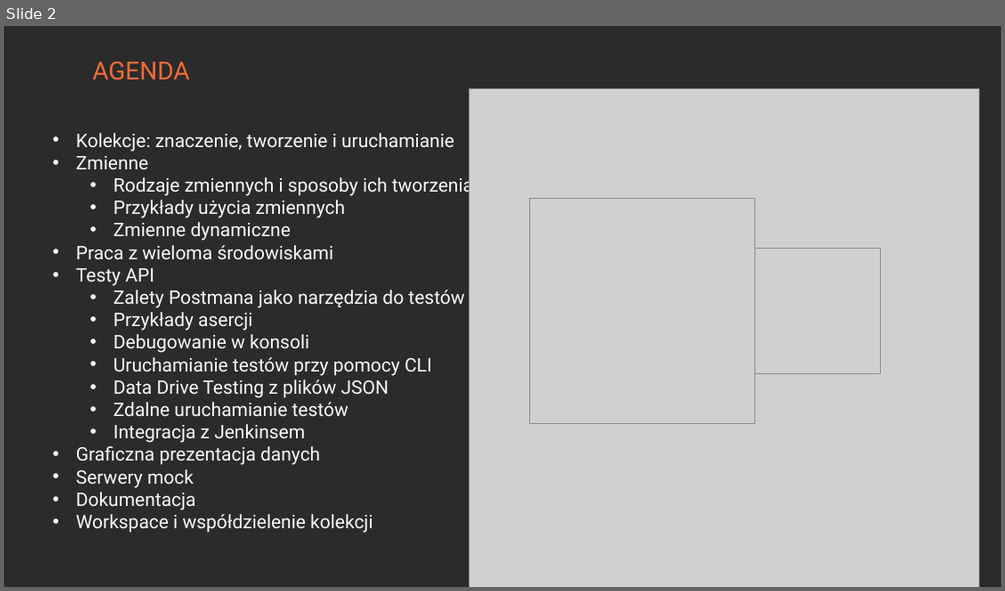
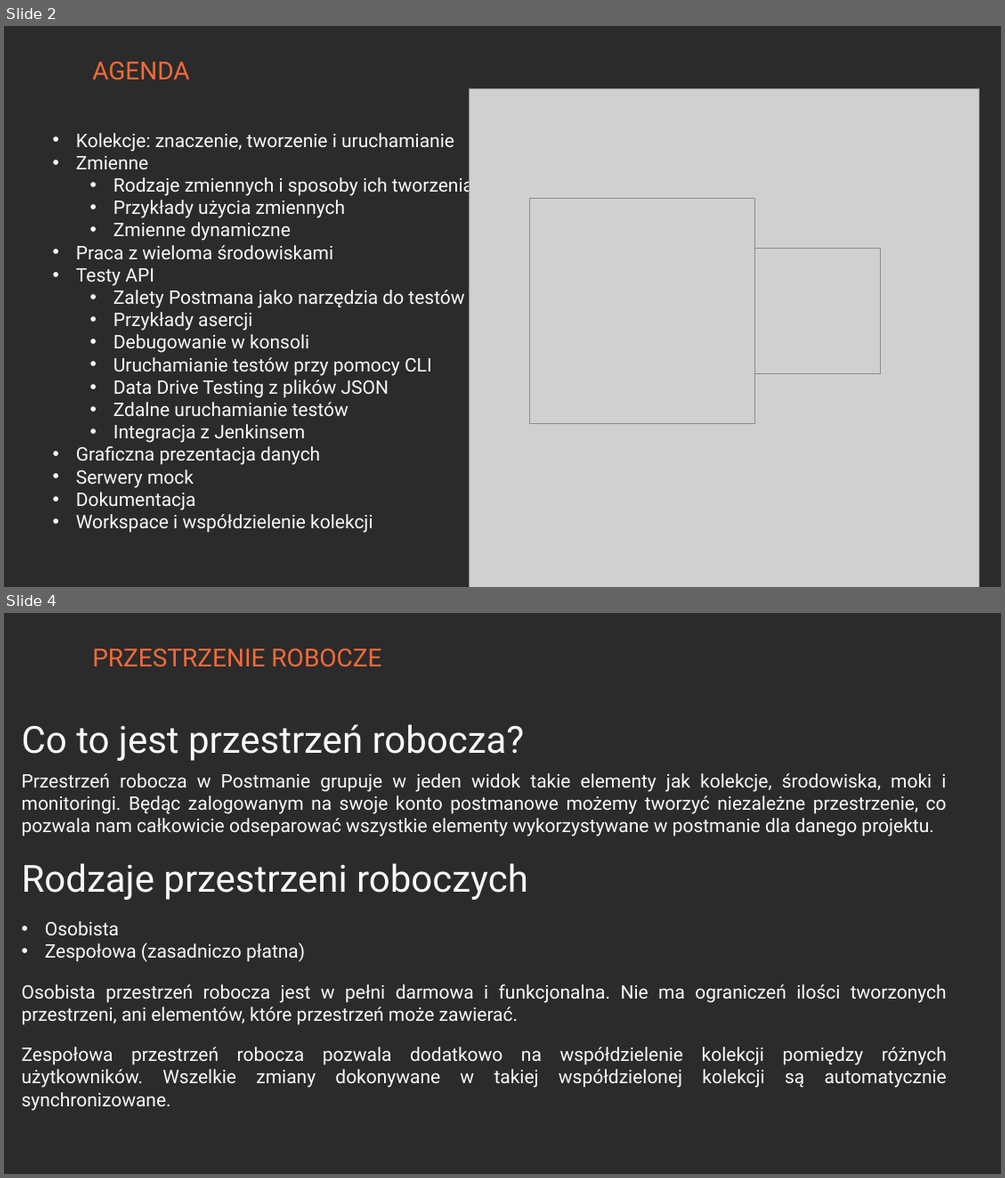
Before and after one commit to jaroslawjusiak/UserManager, a slide deck: Postman.pptx. Shown one above the other, each under a label of ours: slide 2 before the commit, slides 2 and 4 after it; the slides between them are not shown. The pictures are 1005x591 and 1005x1178 pixels, drawn with LibreOffice and Linux fonts; fonts in the diff are those of the drawing; grey boxes stand for pictures; background and template pictures are left out; a plain dark background stands for a picture behind light text. Boxes give left, top, right and bottom in pixels: in the first picture for what was removed or moved away, otherwise in the second. Text is boxed around its words. In the diff, an @@ line names an element or a change of style, - is before the commit and + after.

```diff
--- a/Postman.pptx
+++ b/Postman.pptx
@@ slide 4 added at (4,613,1001,1174), background picture (left out) @@
@@ text added at (92,649,381,667), 24 pt, text #F36B3A @@
+PRZESTRZENIE ROBOCZE
@@ text added at (22,724,525,761), 36 pt, text #F8F8F8 @@
+Co to jest przestrzeń robocza?
@@ text added at (22,773,947,836), 18 pt, text #F8F8F8 @@
+Przestrzeń robocza w Postmanie grupuje w jeden widok takie elementy jak kolekcje, środowiska, moki i monitoringi. Będąc zalogowanym na swoje konto postmanowe możemy tworzyć niezależne przestrzenie, co pozwala nam całkowicie odseparować wszystkie elementy wykorzystywane w postmanie dla danego projektu.
@@ text added at (22,863,528,900), 36 pt, text #F8F8F8 @@
+Rodzaje przestrzeni roboczych
@@ text added at (45,921,305,962), 18 pt, text #F8F8F8 @@
+• Osobista
+• Zespołowa (zasadniczo płatna)
@@ text added at (22,984,947,1025), 18 pt, text #F8F8F8 @@
+Osobista przestrzeń robocza jest w pełni darmowa i funkcjonalna. Nie ma ograniczeń ilości tworzonych przestrzeni, ani elementów, które przestrzeń może zawierać.
@@ text added at (22,1046,947,1111), 18 pt, text #F8F8F8 @@
+Zespołowa przestrzeń robocza pozwala dodatkowo na współdzielenie kolekcji pomiędzy różnych użytkowników. Wszelkie zmiany dokonywane w takiej współdzielonej kolekcji są automatycznie synchronizowane.
```
Also in this commit, not shown: 2 other slides added, 1 slide removed.
